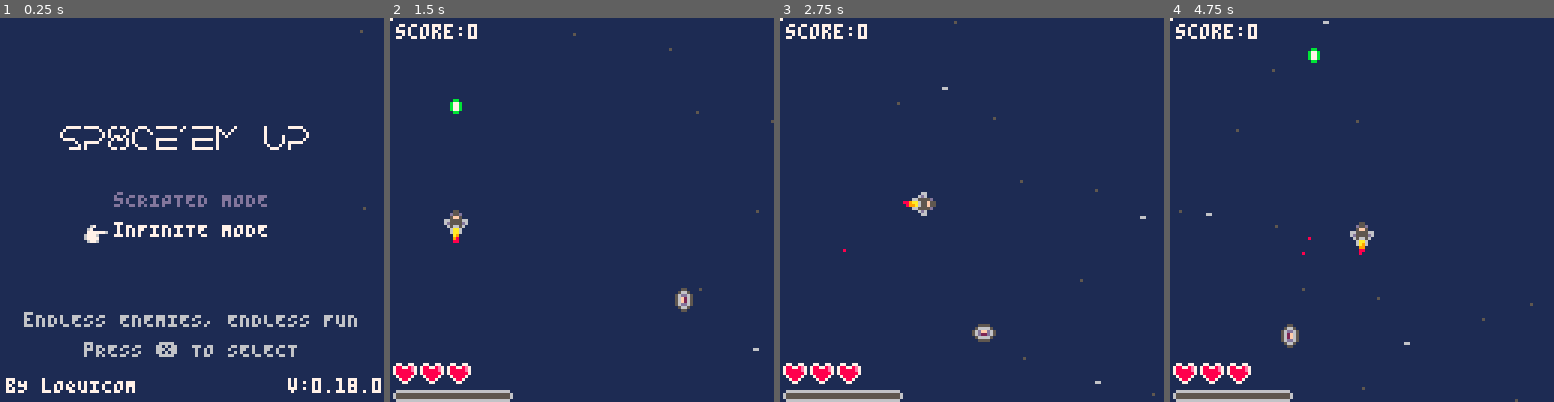
Above: before the commit, frames 1-4 (left to right).
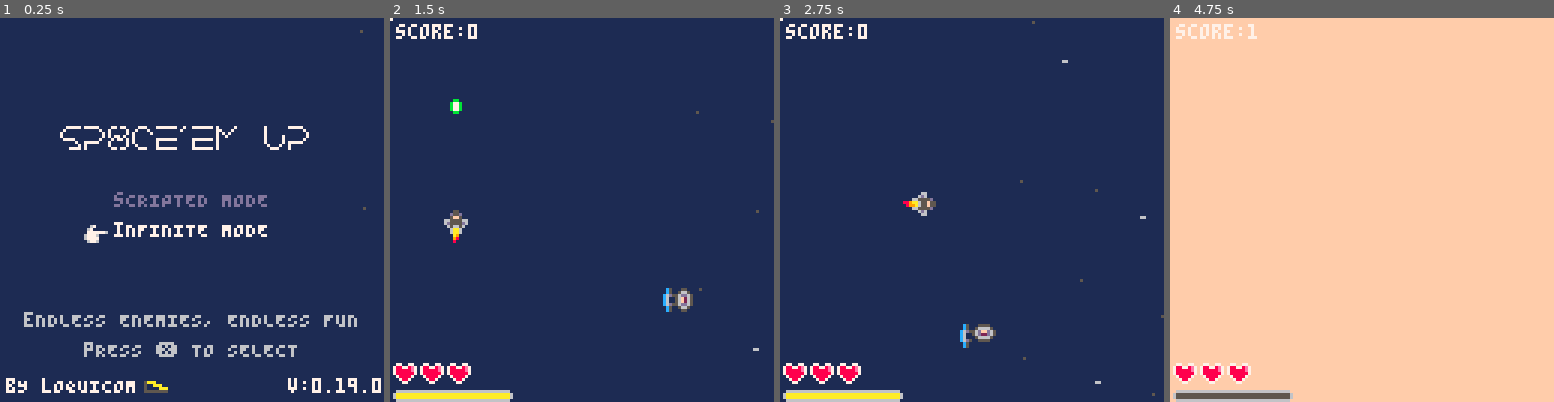
Above: after the commit, the same moments.

Repository: Loquicom/pico-8
Game: PICO-8 cartridge games/sp8ce-em-up.p8
Two runs of this game, one before a commit and one after it. Both use one fixed random seed, a clock stepped at 60 frames per second and the inputs below.
Inputs:
- Up to frame 1 (0.25 s): no input
- Up to frame 2 (1.5 s): tap X (X key) at 0.33, 1.07 s; tap O (Z key) at 0.7 s
- Up to frame 3 (2.75 s): hold Right 1.6-2.1 s; tap O (Z key) at 1.7, 2.1, 2.5 s; tap X (X key) at 1.85 s; hold Up 2.15-2.42 s; hold Right from 2.47 s (still down)
- Up to frame 4 (4.75 s): tap O (Z key) every 0.4 s from 2.9 to 4.5 s; tap X (X key) at 2.97, 4.08 s; release Right at 3.03 s; hold Left 3.08-3.58 s; hold Down 3.63-3.97 s; hold Right 4.02-4.68 s; hold Up from 4.73 s (still down)

The runs differ from the first frame. In frame 1, 0.1% of the frame differs, in the area x 37-93%, y 94-98%; in frame 2, 0.6%; in frame 3, 0.6%; in frame 4, 98%, in the area x 0-100%, y 0-100%.

Commit message:
Sp8ce-em-up v19

Diff:
--- a/games/sp8ce-em-up.p8
+++ b/games/sp8ce-em-up.p8
@@ -127,7 +127,7 @@
 
 function init_constant()
 	cst = {
-		version = "0.18.0",
+		version = "0.19.0",
 		player = {
 			speed = {
 				base = 2,
@@ -271,6 +271,7 @@
 end
 
 function draw_credit()
+	spr(112, 48, 119)
 	print("bY lOQUICOM", 2, 120, 7)
 	print("v:"..cst.version, 96, 120, 7)
 end
@@ -299,7 +300,7 @@
 		y = 64,
 		score = 0,
 		life = cst.player.life,
-		energy = 0,
+		energy = cst.player.energy,
 		bomb = false,
 		invincible = false,
 		sprite = cst.player.sprt.base[1],
@@ -507,7 +508,11 @@
 		spr(bullet.sprite, bullet.x, bullet.y)
 	end
 	for enemy in all (enemies.entities) do
-		if (enemy.show) spr(enemy.sprite, enemy.x, enemy.y)
+		if (enemy.show) then
+			spr(enemy.sprite, enemy.x, enemy.y)
+			if (enemy.shield.left) spr(113, enemy.x-8, enemy.y)
+			if (enemy.shield.down) spr(114, enemy.x, enemy.y+8)
+		end
 	end
 end
 
@@ -521,8 +526,18 @@
 		speed = cst.enemy[type].speed,
 		life = cst.enemy[type].life,
 		sprite = cst.enemy[type].sprt,
-		show = true
+		show = true,
+		shield = {
+			left = false,
+			down = false
+		}
 	}
+	-- Add shield
+	if ((type == 1 or type == 2) and random(100) == 88) then
+		if (random(2) == 1) enemy.shield.left = true
+		if (not enemy.shield.left) enemy.shield.right = true
+	end
+	-- Add fire
 	if (type == 2) enemy.fire = timer(30, true, _fire_enemy2, enemy)
 	if (type == 3) enemy.fire = timer(90, true, _fire_enemy3, enemy)
 	add(enemies.entities, enemy)
@@ -657,8 +672,12 @@
 function collision_player_fire(bullet)
 	for enemy in all(enemies.entities) do
 		if (collision_rectangle({{x=bullet.x+1, y=bullet.y+1},{x=bullet.x+4,y=bullet.y+4}}, {{x=enemy.x,y=enemy.y},{x=enemy.x+7,y=enemy.y+7}})) then
-			enemy.life -= player_bullet_damage(bullet)
-			timer(4, true, _blink_enemy, {cpt=0,enemy=enemy})
+			-- Check no shield
+			if ((not rotation and not enemy.shield.left) or (rotation and not enemy.shield.down)) then
+				-- Do damage
+				enemy.life -= player_bullet_damage(bullet)
+				timer(4, true, _blink_enemy, {cpt=0,enemy=enemy})
+			end
 			del(player.bullets, bullet)
 		end
 	end
@@ -1274,140 +1293,140 @@
 0000000087780000000000000008778056deed6556dffd650055550056dd65000056dd6500000000000000000000000000000000000000000000000000000000
 00000000088000000000000000008800056666500566665000000000056650000005665000000000000000000000000000000000000000000000000000000000
 00000000000000000000000000000000005555000055550000000000005500000000550000000000000000000000000000000000000000000000000000000000
-06666660066666600000000000000000000000000000000000000000000000000000000000000000000000000000000000000000000000000000000000000000
-65566556655555560000000000000000000000000000000000000000000000000000000000000000000000000000000000000000000000000000000000000000
-66755766677667760000000000000000000000000000000000000000000000000000000000000000000000000000000000000000000000000000000000000000
-66777766677667760000000000000000000000000000000000000000000000000000000000000000000000000000000000000000000000000000000000000000
-65777756677557760000000000000000000000000000000000000000000000000000000000000000000000000000000000000000000000000000000000000000
-67766776677777760000000000000000000000000000000000000000000000000000000000000000000000000000000000000000000000000000000000000000
-56666665566666650000000000000000000000000000000000000000000000000000000000000000000000000000000000000000000000000000000000000000
-05555550055555500000000000000000000000000000000000000000000000000000000000000000000000000000000000000000000000000000000000000000
-…(129 lines of a section not shown)…
+0000000000000c500050050000000000000000000000000000000000000000000000000000000000000000000000000000000000000000000000000000000000
+0000000000000c5055d00d5500000000000000000000000000000000000000000000000000000000000000000000000000000000000000000000000000000000
+5aaa00000000c6d5cc6666cc00000000000000000000000000000000000000000000000000000000000000000000000000000000000000000000000000000000
+500aaa000000c60000cccc0000000000000000000000000000000000000000000000000000000000000000000000000000000000000000000000000000000000
+50000aaa0000c6000000000000000000000000000000000000000000000000000000000000000000000000000000000000000000000000000000000000000000
+555555550000c6d50000000000000000000000000000000000000000000000000000000000000000000000000000000000000000000000000000000000000000
+0000000000000c500000000000000000000000000000000000000000000000000000000000000000000000000000000000000000000000000000000000000000
+0000000000000c500000000000000000000000000000000000000000000000000000000000000000000000000000000000000000000000000000000000000000
+…(129 lines of a section not shown)…
Not shown, changed: the thumbnail (__label__) section of games/sp8ce-em-up.p8
